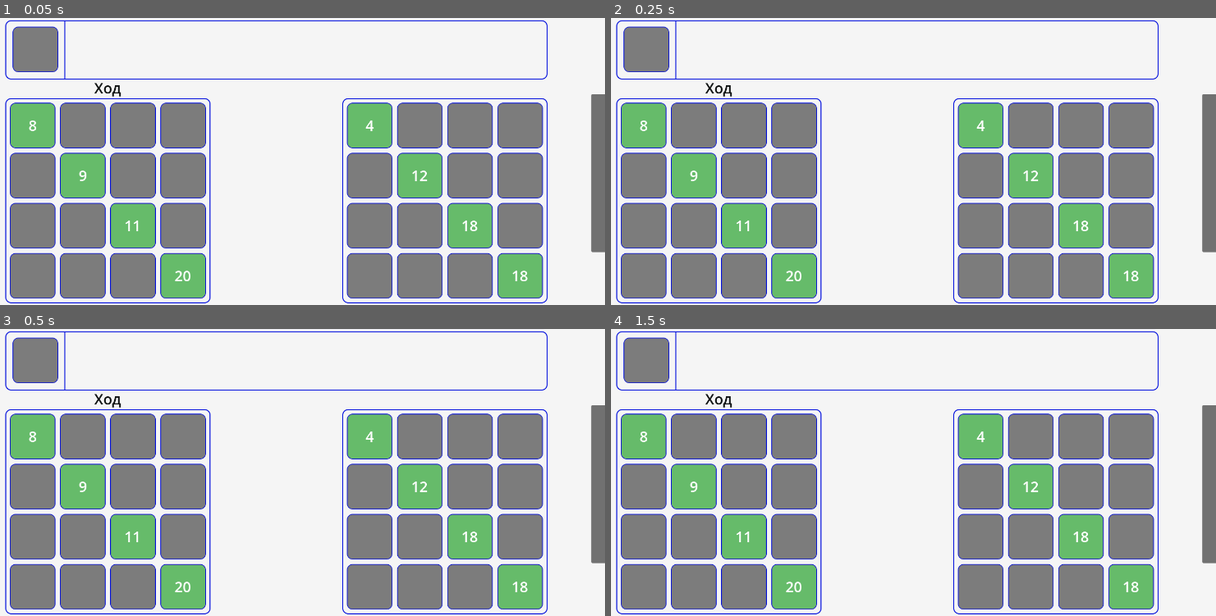
Above: before the commit, frames 1-4 (two rows, left to right).
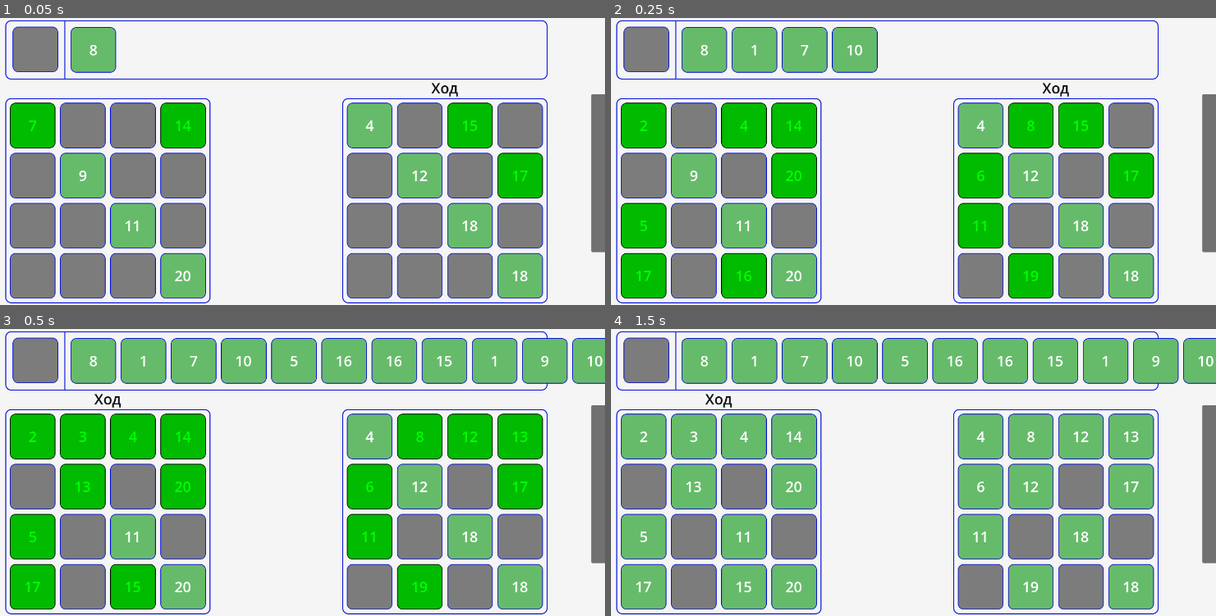
Above: after the commit, the same moments.

Repository: Rinkton/lucky-numbers-godot
Game: Godot game, scene res://game.tscn
The game is run twice, just before and just after one commit, with the same random seed, the same clock (stepped at 60 frames per second) and the same inputs.
Inputs (mouse positions are in pixels of both pictures, inside the frame that each line leads up to):
- Up to frame 1 (0.05 s): no input
- Up to frame 2 (0.25 s): no input
- Up to frame 3 (0.5 s): no input
- Up to frame 4 (1.5 s): move the mouse to (1034, 458) at 0.52 s; click (1034, 458) at 0.67 s; tap Enter at 1.25 s; move the mouse to (756, 486) at 1.27 s; click (756, 486) at 1.42 s

The runs differ from the first frame. In frame 1, 6.2% of the frame differs, in the area x 1-90%, y 3-63%; in frame 2, 21%; in frame 3, 32%, in the area x 1-100%, y 3-98%; in frame 4, 28%.

Commit message:
Ok, score, stress, unhappiness without face up

Diff:
--- a/lucky-numbers/game.gd
+++ b/lucky-numbers/game.gd
@@ -7,8 +7,8 @@
 var players
 var cur_player
 
-@onready var clover_pile = $CloverPile
-@onready var face_up_pile = $FaceUpPile
+@onready var clover_pile: CloverPile = $CloverPile
+@onready var face_up_pile: FaceUpPile = $FaceUpPile
 
 
 func _ready():
--- a/lucky-numbers/player/simple_ai_player.gd
+++ b/lucky-numbers/player/simple_ai_player.gd
@@ -18,7 +18,33 @@
 
 
 func turn():
-	await G.get_tree().create_timer(1).timeout # dramatic pause
+	#await G.get_tree().create_timer(1).timeout # dramatic pause
+	if G.game.clover_pile.is_there_clovers_left():
+		var start_score = score()
+		var min_const := 1.0
+		var min_score = start_score + 1
+		var clover = G.game.clover_pile.pop_random_clover()
+		var best_pos = null
+		for y in range(4):
+			for x in range(4):
+				var cell = my_field.get_cell(x, y)
+				if my_field.get_is_this_clover_on_this_cell_acceptable(clover, cell):
+					if cell.is_there_clover():
+						var imagine_score = score(Vector3i(x, y, clover.number))
+						var replace_const = 2.0
+						if imagine_score + replace_const < min_score:
+							min_score = imagine_score
+							best_pos = Vector2(x, y)
+					else:
+						var imagine_score = score(Vector3i(x, y, clover.number))
+						if imagine_score < min_score:
+							min_score = imagine_score
+							best_pos = Vector2(x, y)
+		if best_pos != null:
+			var cell = my_field.get_cell(best_pos.x, best_pos.y)
+			cell.put_clover_turn(clover, G.game.clover_pile)
+		else:
+			G.game.face_up_pile.put_clover_turn(clover)
 	"""
 	G.game.face_up_pile.put_clover_turn(clover)
 
@@ -35,6 +61,33 @@
 		"number": field_cell.get_clover().number})
 	cell.queue_free()
 	"""
+
+
+func score(imagine_clover: Vector3i = Vector3i(-1, -1, 0)):
+	var total_stress := 0.0
+	var total_unhappiness := 0.0
+	for y in range(4):
+		for x in range(4):
+			var cell = my_field.get_cell(x, y)
+			if cell.is_there_clover():
+				total_unhappiness += unhappiness(cell, imagine_clover)
+			else:
+				total_stress += stress(cell, imagine_clover)
+	return 1 * total_stress + 0.075 * total_unhappiness
+
+
+# cell must be empty
+func stress(cell, imagine_clover: Vector3i = Vector3i(-1, -1, 0)):
+	return 1 / (_get_cell_flexibility(cell, imagine_clover)["flex"] + 1)
+
+
+# cell must be full
+func unhappiness(cell, imagine_clover: Vector3i = Vector3i(-1, -1, 0)):
+	var sur = _get_cell_flexibility(cell, imagine_clover)
+	var center_row = (sur["lv"] + sur["rv"]) / 2
+	var center_col = (sur["uv"] + sur["dv"]) / 2
+	var v = cell.get_clover().number
+	return abs(v - center_row) + (v - center_col)
 
 
 ## imagine_clover we consider that there is an additional (z) type clover on (x, y) cell
@@ -101,7 +154,7 @@
 	while number <= max:
 		flexibility += clover_pile_dict[number]
 		number += 1
-	return flexibility
+	return {"flex": flexibility, "uv": uv, "rv": rv, "dv": dv, "lv": lv}
 
 
 func _get_clover_pile_dict():
